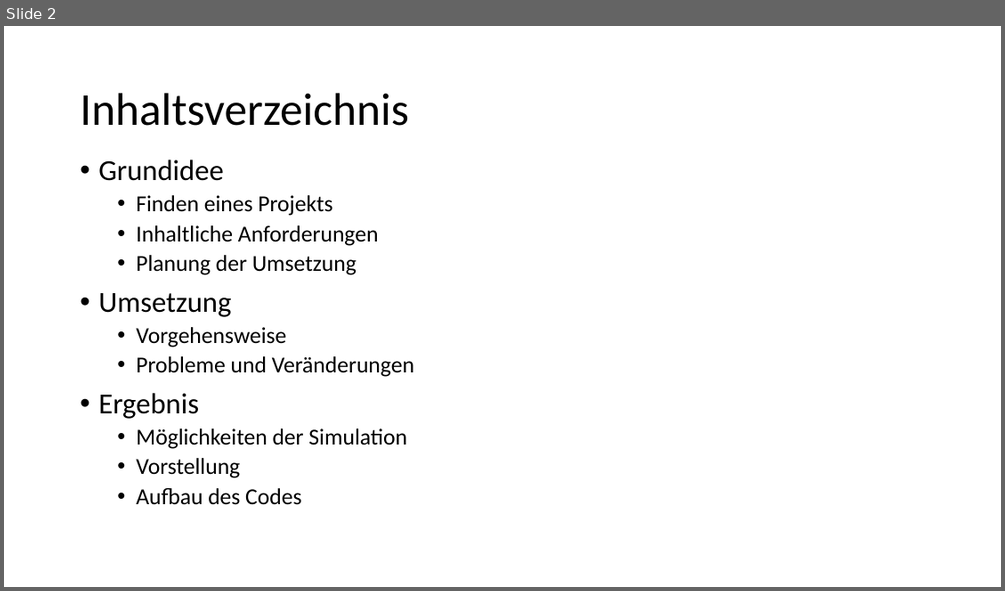
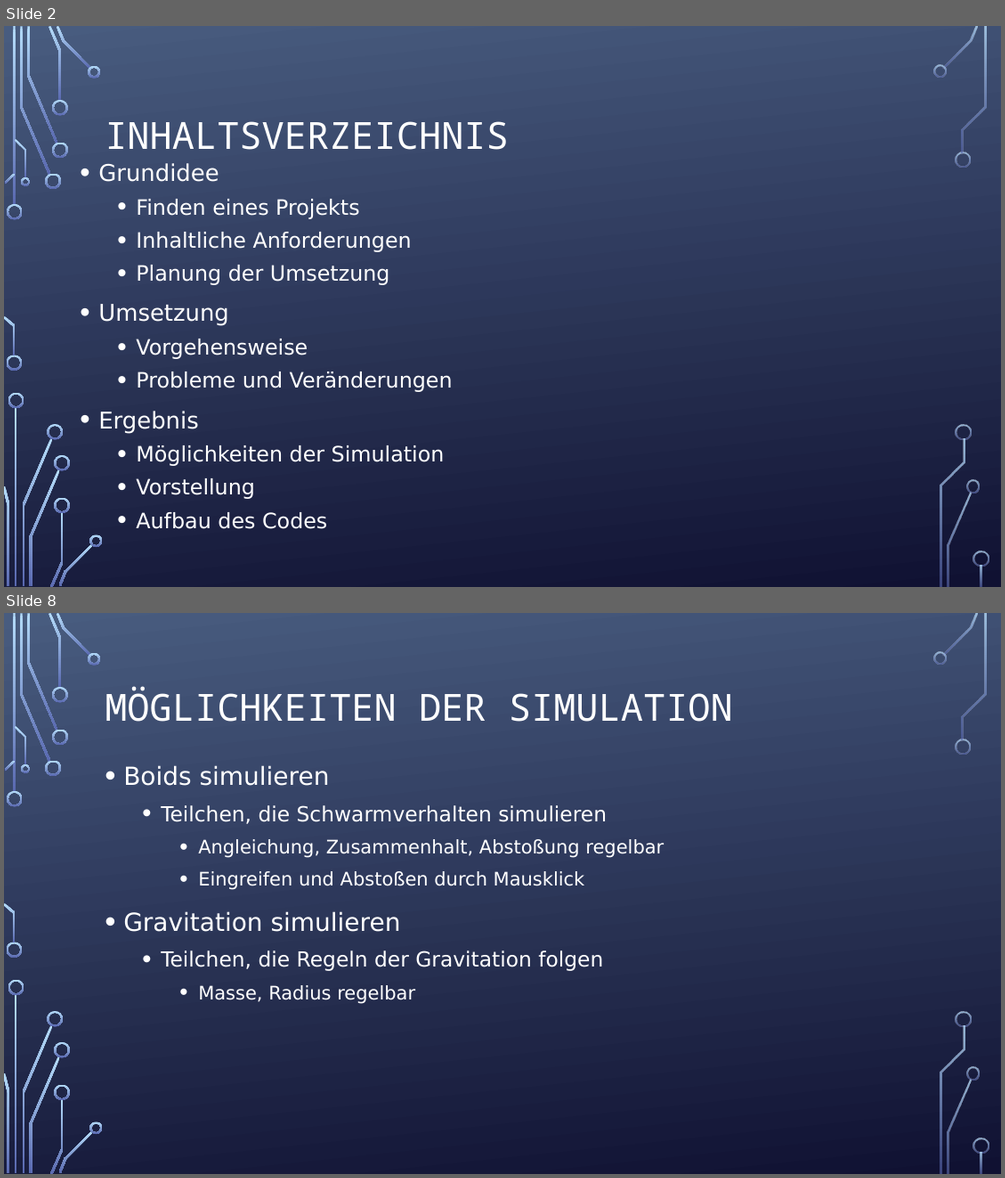
Before and after one commit to Sytoplis/InfProjekt2022, a slide deck: Präsentation Projektarbeit.pptx. Shown one above the other, each under a label of ours: slide 2 before the commit, slides 2 and 8 after it; the slides between them are not shown. The pictures are 1005x591 and 1005x1178 pixels, drawn with LibreOffice and Linux fonts; fonts in the diff are those of the drawing; background and template pictures are left out. Boxes give left, top, right and bottom in pixels: in the first picture for what was removed or moved away, otherwise in the second. Text is boxed around its words. In the diff, an @@ line names an element or a change of style, - is before the commit and + after.

```diff
--- a/Präsentation Projektarbeit.pptx
+++ b/Präsentation Projektarbeit.pptx
@@ slide 8 added at bbox=[4, 613, 1001, 1174], background picture (left out); not listed: 36 template elements that a slide beside it also shows @@
@@ title added at bbox=[105, 686, 733, 722], 36 pt, text #FFFFFF @@
+MÖGLICHKEITEN DER SIMULATION
@@ text added at bbox=[123, 765, 663, 1004], 18 pt, text #FFFFFF @@
+• Boids simulieren
+  • Teilchen, die Schwarmverhalten simulieren
+    • Angleichung, Zusammenhalt, Abstoßung regelbar
+    • Eingreifen und Abstoßen durch Mausklick
+• Gravitation simulieren
+  • Teilchen, die Regeln der Gravitation folgen
+    • Masse, Radius regelbar
@@ slide 2 changed as well @@
@@ background #FFFFFF to picture (left out) @@
@@ title at bbox=[105, 121, 509, 150]: text changed; size 44 to 36 pt; font Calibri to Noto Sans Mono; text colour #000000 to #FFFFFF @@
-Inhaltsverzeichnis
+INHALTSVERZEICHNIS
@@ text "Grundidee" at bbox=[98, 163, 453, 529]: size 28 to 22.2 pt in "Grundidee", "Umsetzung", "Ergebnis"; font Calibri to DejaVu Sans, text colour #000000 to #FFFFFF; size 22 to 20.4 pt in "Finden eines Projekts", "Inhaltliche Anforderungen", "Planung der Umsetzung", "Vorgehensweise" and 4 more places; line spacing 0.9 to 1.1 @@
@@ group added at bbox=[4, 26, 989, 587]: 33 freeform shapes, 3 rectangles @@
```
Also in this commit, not shown: 2 other slides changed, 6 other slides added, 7 slides removed.
